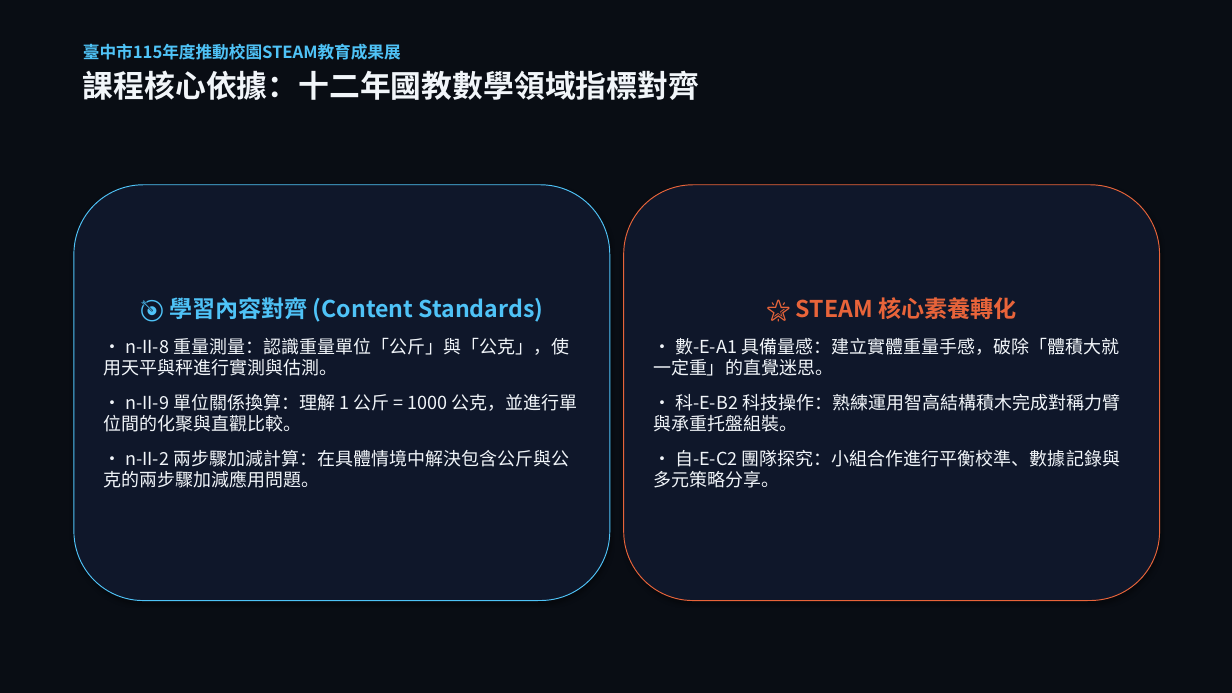
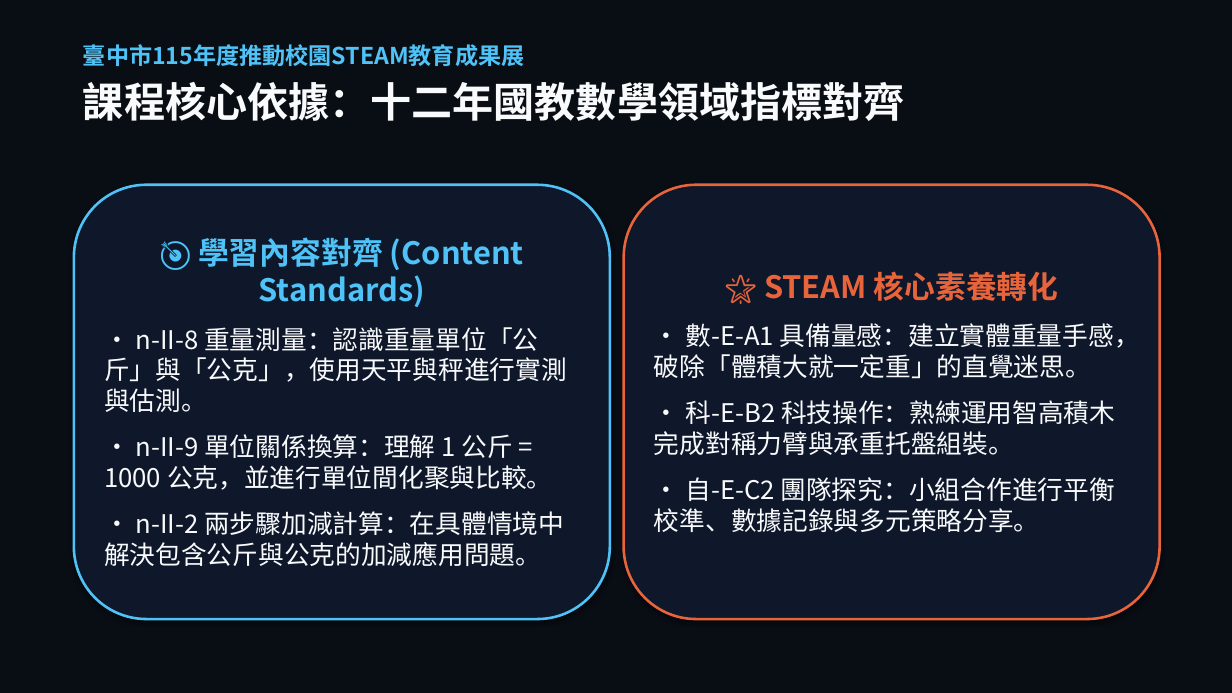
Before and after one commit to asc103138/steam-community-docs, a slide deck: slide 5 of 成果展繳交資料/臺中市梧棲區中正國小_STEAM成果展_5分鐘現場分享會簡報.pptx. Drawn at 1232x693 pixels with LibreOffice and Linux fonts; fonts in the diff are those of the drawing. Boxes give left, top, right and bottom in pixels: in the first picture for what was removed or moved away, otherwise in the second. Text is boxed around its words. In the diff, an @@ line names an element or a change of style, - is before the commit and + after.

```diff
--- a/成果展繳交資料/臺中市梧棲區中正國小_STEAM成果展_5分鐘現場分享會簡報.pptx
+++ b/成果展繳交資料/臺中市梧棲區中正國小_STEAM成果展_5分鐘現場分享會簡報.pptx
@@ text "臺中市115年度推動校園STEAM教育成果展" at [83, 44, 905, 121]: size 13 to 18 pt in "臺中市115年度推動校園STEAM教育成果展"; size 24 to 32 pt, text colour #F1F5F9 to #F8FAFC in "課程核心依據：十二年國教數學領域指標對齊"; more space between paragraphs @@
@@ rounded rectangle "🎯 學習內容對齊 (Content Standards)": place and size @@
-rounded rectangle "🎯 學習內容對齊 (Content Standards)" at [74, 185, 610, 601]
+rounded rectangle "🎯 學習內容對齊 (Content Standards)" at [74, 185, 610, 619]
@@ rounded rectangle "🎯 學習內容對齊 (Content Standards)" at [74, 185, 610, 619]: outline #4FC3F7 0.75 pt to #4FC3F7 2 pt @@
@@ rounded rectangle "🌟 STEAM 核心素養轉化": place and size @@
-rounded rectangle "🌟 STEAM 核心素養轉化" at [624, 185, 1160, 601]
+rounded rectangle "🌟 STEAM 核心素養轉化" at [624, 185, 1160, 619]
@@ rounded rectangle "🌟 STEAM 核心素養轉化" at [624, 185, 1160, 619]: outline #E8643A 0.75 pt to #E8643A 2 pt @@
@@ text in rounded rectangle at [104, 237, 567, 412]: size 18 to 24 pt in "🎯 學習內容對齊 (Content Standards)"; size 14 to 20 pt, text colour #F1F5F9 to #F8FAFC in "• n-II-8 重量測量：認識重量單位「公斤」與「公克」，使用天平與秤進行實測與估測。"; more space between paragraphs @@
@@ text in rounded rectangle at [654, 271, 1140, 532]: size 18 to 24 pt in "🌟 STEAM 核心素養轉化"; size 14 to 20 pt, text colour #F1F5F9 to #F8FAFC in "• 數-E-A1 具備量感：建立實體重量手感，破除「體積大就一定重」的直覺迷思。", "• 自-E-C2 團隊探究：小組合作進行平衡校準、數據記錄與多元策略分享。"; more space between paragraphs @@
@@ text in rounded rectangle at [654, 400, 1115, 455]: text changed; size 14 to 20 pt; text colour #F1F5F9 to #F8FAFC @@
-• 科-E-B2 科技操作：熟練運用智高結構積木完成對稱力臂與承重托盤組裝。
+• 科-E-B2 科技操作：熟練運用智高積木完成對稱力臂與承重托盤組裝。
@@ text in rounded rectangle at [104, 434, 564, 566]: text changed; size 14 to 20 pt; text colour #F1F5F9 to #F8FAFC @@
-• n-II-9 單位關係換算：理解 1 公斤 = 1000 公克，並進行單位間的化聚與直觀比較。
-• n-II-2 兩步驟加減計算：在具體情境中解決包含公斤與公克的兩步驟加減應用問題。
+• n-II-9 單位關係換算：理解 1 公斤 = 1000 公克，並進行單位間化聚與比較。
+• n-II-2 兩步驟加減計算：在具體情境中解決包含公斤與公克的加減應用問題。
```
Also in this commit, not shown: 15 other slides changed, 3 other files.
